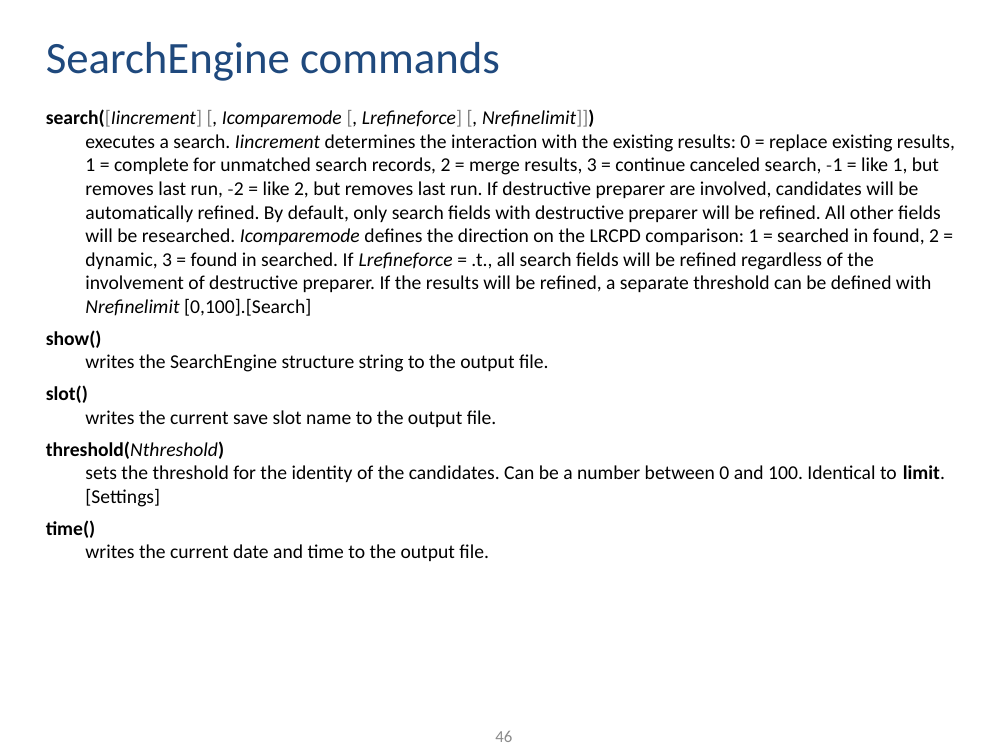
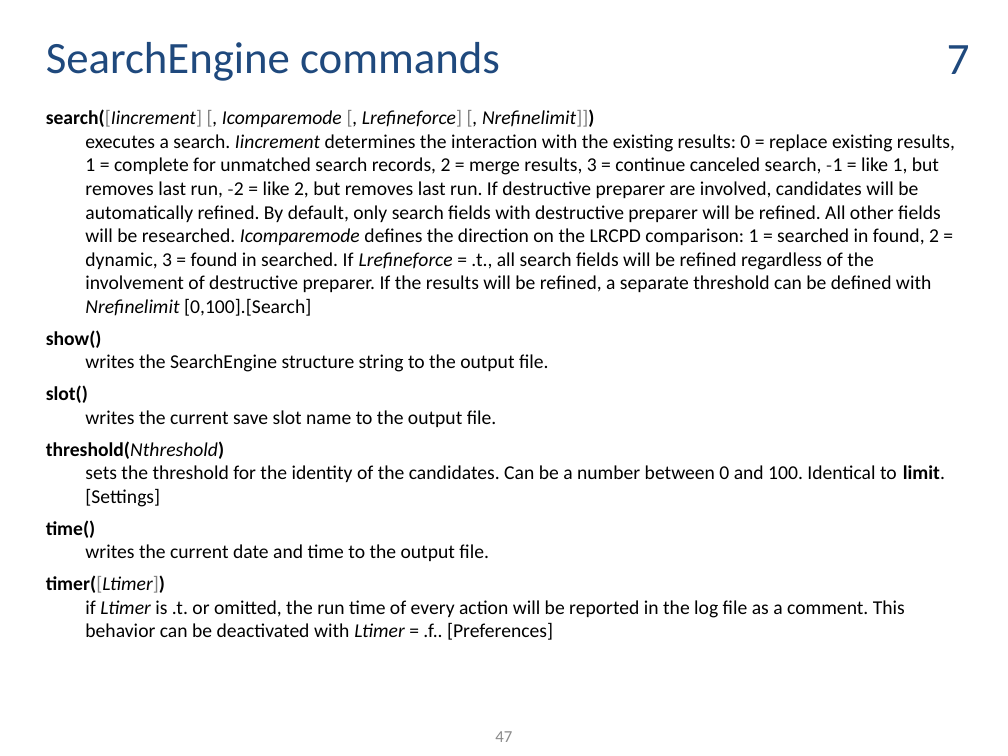
Before and after one commit to ThorstenDoherr/searchengine, a slide deck: slide 47 of doc/Manual.pptx (slide 46 before the commit). Drawn at 1008x756 pixels with LibreOffice and Linux fonts; fonts in the diff are those of the drawing. Boxes give left, top, right and bottom in pixels: in the first picture for what was removed or moved away, otherwise in the second. Text is boxed around its words. In the diff, an @@ line names an element or a change of style, - is before the commit and + after.

```diff
--- a/doc/Manual.pptx
+++ b/doc/Manual.pptx
@@ text added at <box>947,45,970,74</box>, 32 pt, text #1F497D @@
+7
@@ text at <box>46,575,905,640</box>: paragraph added @@
+timer([Ltimer])
+if Ltimer is .t. or omitted, the run time of every action will be reported in the log file as a comment. This behavior can be deactivated with Ltimer = .f.. [Preferences]
@@ page number at <box>495,731,512,742</box>: text changed @@
-46
+47
```
Also in this commit, not shown: 41 other slides changed, 3 slides added, 2 slides removed, 1 other file.
